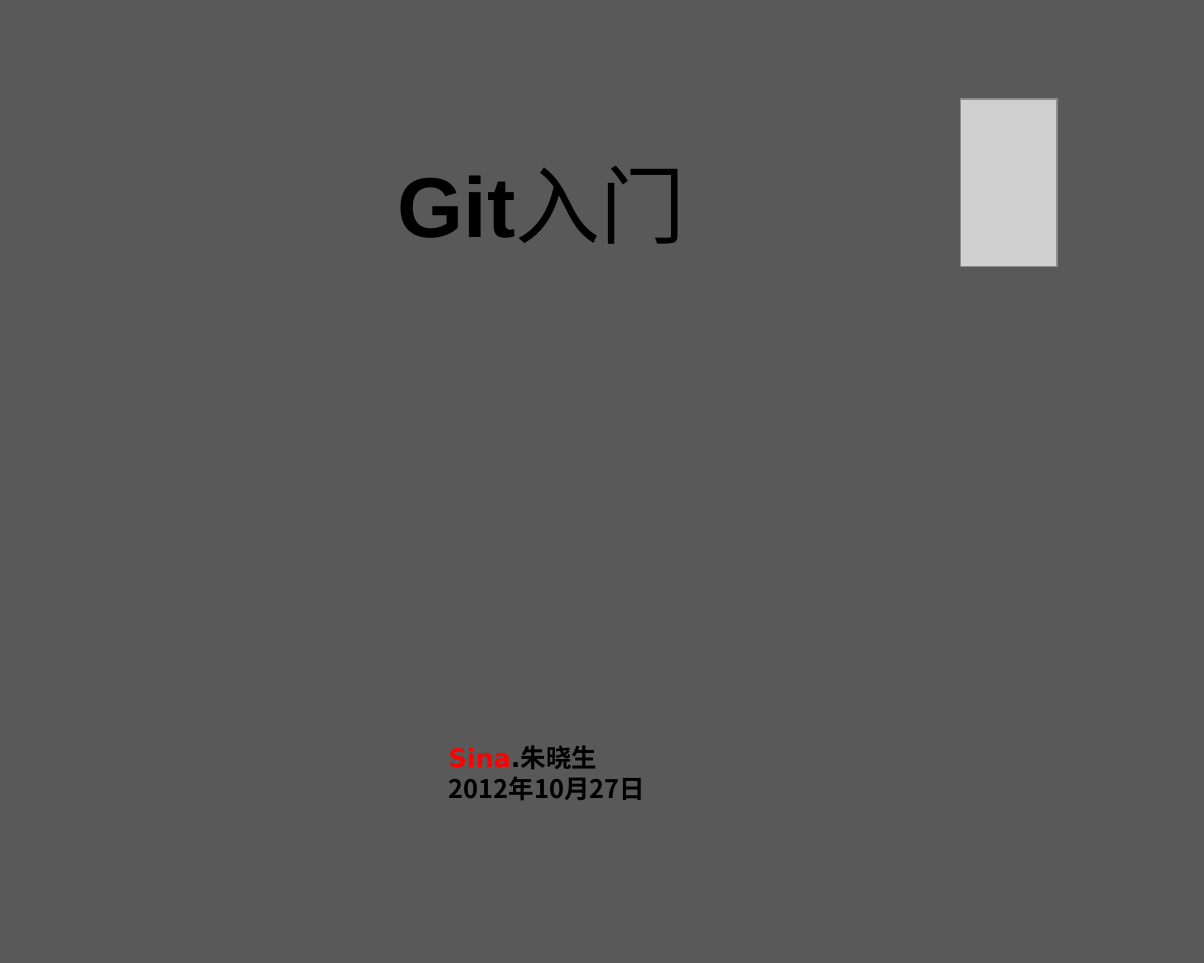
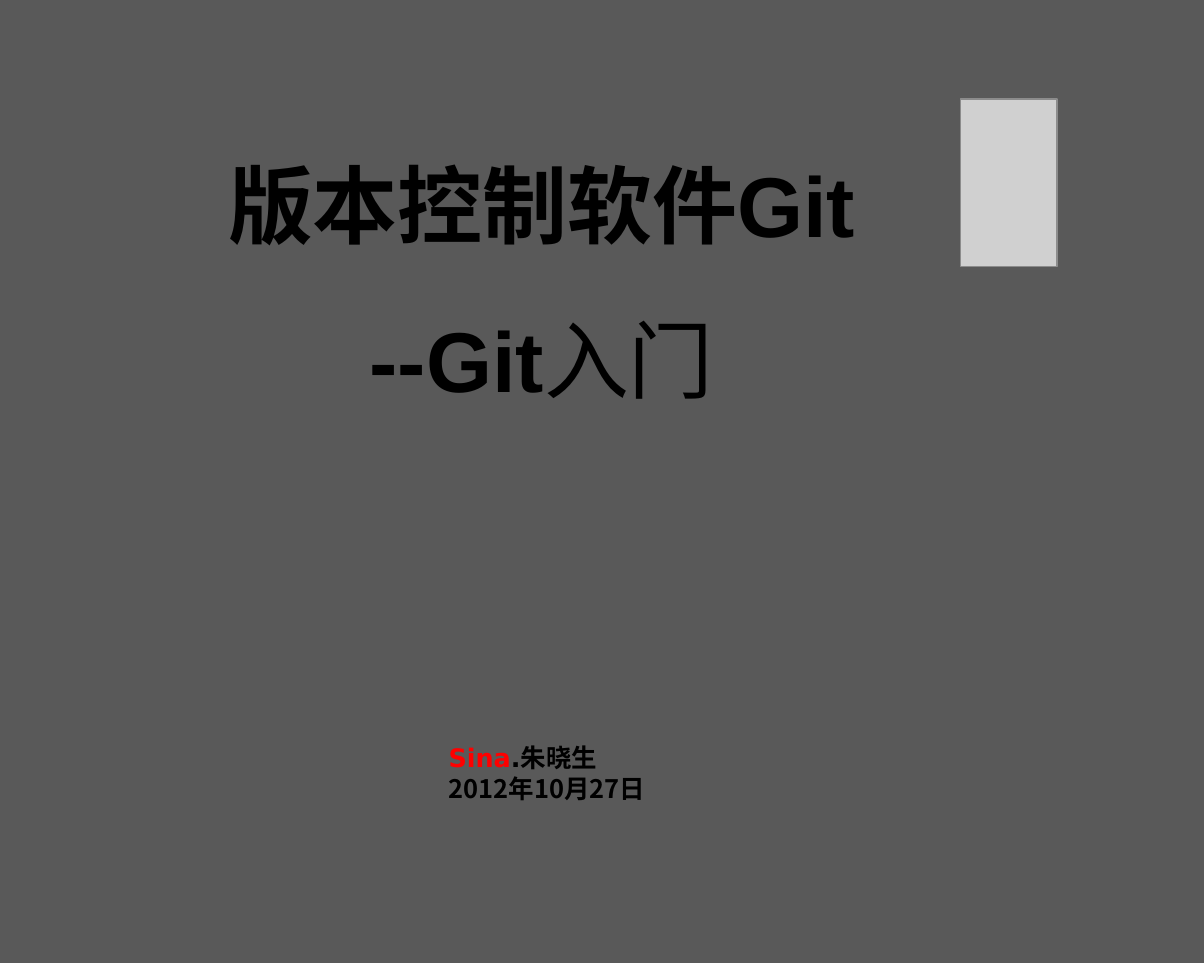
Before and after one commit to zhuxiaosheng/code, a slide deck: slide 1 of git.ppt. Drawn at 1204x963 pixels with LibreOffice and Linux fonts; fonts in the diff are those of the drawing; grey boxes stand for pictures; background and template pictures are left out. Boxes give left, top, right and bottom in pixels: in the first picture for what was removed or moved away, otherwise in the second. Text is boxed around its words. In the diff, an @@ line names an element or a change of style, - is before the commit and + after.

```diff
--- a/git.ppt
+++ b/git.ppt
@@ text at box(228, 165, 855, 399): text changed @@
-Git入门
+版本控制软件Git
+--Git入门
```
Also in this commit, not shown: 5 other slides changed, 6 slides added, 3 slides removed.
